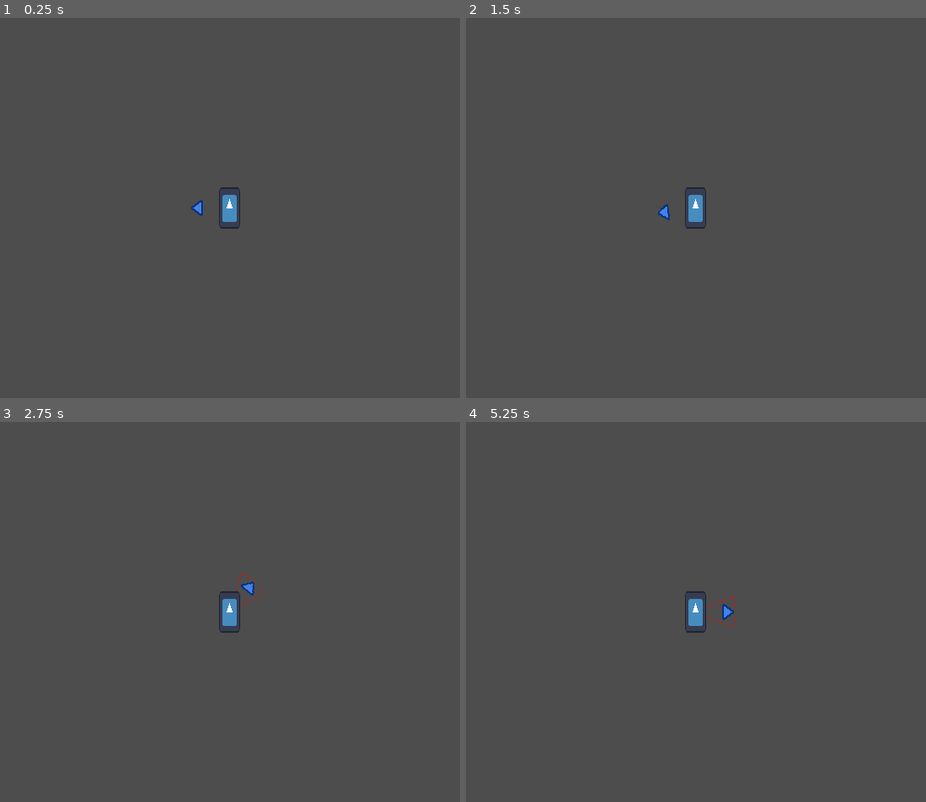
Above: before the commit, frames 1-4 (two rows, left to right).
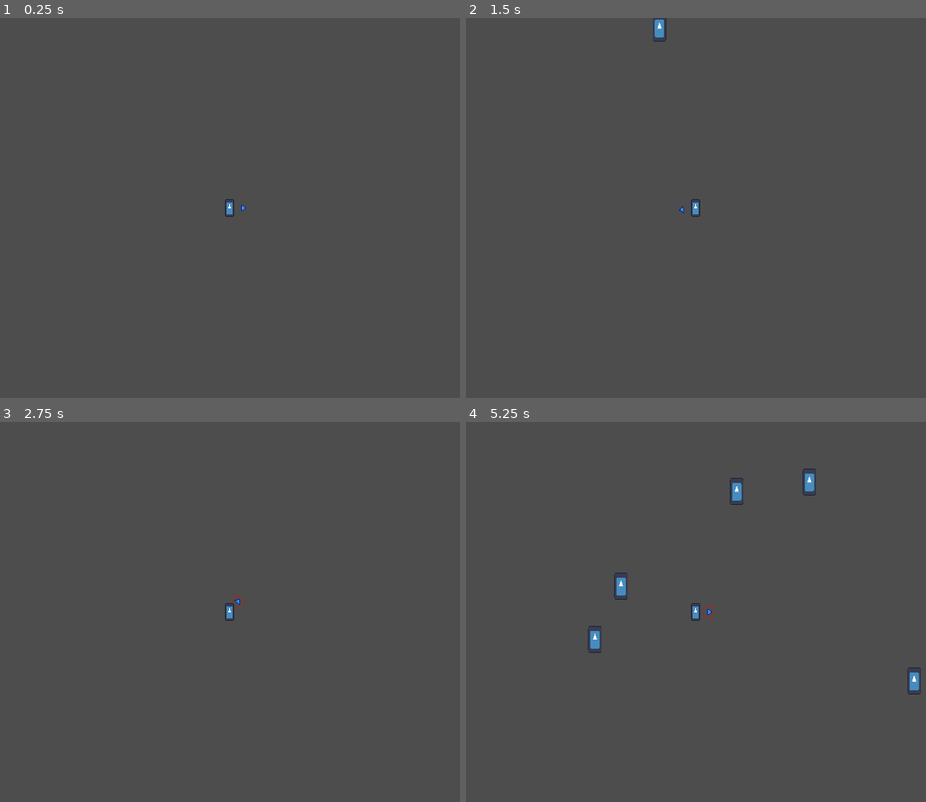
Above: after the commit, the same moments.

Repository: freddder/GMTK_Jam_2024
Game: Godot game, scene res://scenes/main_level.tscn
Same seed, same stepped clock (60 frames per second), same inputs: the game is played once before the commit and once after it. The engine's default icon, where the game draws it, is replaced by a stand-in: a white triangle on a blue panel in a dark square.
Inputs (mouse positions are in pixels of both pictures, inside the frame that each line leads up to):
- Up to frame 1 (0.25 s): no input
- Up to frame 2 (1.5 s): tap Enter at 0.5 s; move the mouse to (843, 189) at 0.52 s; press the mouse at (843, 189) at 0.53 s; hold D (move_right) 0.53-1.28 s; move the mouse to (562, 227) at 1.27 s; release the mouse at (562, 227) at 1.28 s; hold S (move_down) from 1.28 s (still down); click (562, 227) at 1.35 s
- Up to frame 3 (2.75 s): tap Space at 2 s; move the mouse to (299, 528) at 2.02 s; release S (move_down) at 2.03 s; press the mouse at (299, 528) at 2.03 s; hold D (move_right) from 2.03 s (still down)
- Up to frame 4 (5.25 s): tap Enter at 2.75 s; move the mouse to (663, 688) at 2.77 s; release D (move_right) at 2.78 s; release the mouse at (663, 688) at 2.78 s; hold W (move_up) 2.78-3.53 s; click (663, 688) at 2.85 s; move the mouse to (898, 669) at 3.52 s; press the mouse at (898, 669) at 3.53 s; hold A (move_left) 3.53-5.03 s; move the mouse to (493, 555) at 4.27 s; release the mouse at (493, 555) at 4.28 s; click (493, 555) at 4.35 s; move the mouse to (728, 612) at 5.02 s; press the mouse at (728, 612) at 5.03 s; hold S (move_down) from 5.03 s (still down)

The runs differ from the first frame. In frame 1, 0.3% of the frame differs, in the area x 41-54%, y 44-56%; in frame 2, 0.5%; in frame 3, 0.4%; in frame 4, 1.0%, in the area x 26-99%, y 12-72%.

Commit message:
refactor enemy spawning, make it dynamic

Diff:
--- a/project.godot
+++ b/project.godot
@@ -18,6 +18,7 @@
 [autoload]
 
 EnemySpawnManager="*res://scenes/enemy_spawn_manager.tscn"
+Arena="*res://scripts/arena.gd"
 
 [display]
 
--- a/scenes/enemy.tscn
+++ b/scenes/enemy.tscn
@@ -17,3 +17,7 @@
 
 [node name="CollisionShape2D" type="CollisionShape2D" parent="."]
 shape = SubResource("RectangleShape2D_frqxi")
+
+[node name="SpawnTimer" type="Timer" parent="." groups=["enemy"]]
+
+[connection signal="timeout" from="SpawnTimer" to="." method="_on_spawn_timer_timeout"]
--- a/scenes/enemy_spawn_manager.tscn
+++ b/scenes/enemy_spawn_manager.tscn
@@ -1,6 +1,9 @@
-[gd_scene load_steps=2 format=3 uid="uid://ckeurucxxeryw"]
+[gd_scene load_steps=2 format=3 uid="uid://c6vrg8oke2bkj"]
 
 [ext_resource type="Script" path="res://scripts/enemy_spawn_manager.gd" id="1_1ju3l"]
 
-[node name="EnemySpawnManager" type="Node2D"]
+[node name="EnemySpawnManager" type="Node"]
 script = ExtResource("1_1ju3l")
+
+[node name="SpawnTimer" type="Timer" parent="."]
+one_shot = true
--- a/scenes/enemy_spawn_point.tscn
+++ /dev/null
@@ -1,6 +0,0 @@
-[gd_scene load_steps=2 format=3 uid="uid://urhl71flqfbw"]
-
-[ext_resource type="Script" path="res://scripts/enemy_spawn_point.gd" id="1_s3xia"]
-
-[node name="EnemySpawnPoint" type="Node2D"]
-script = ExtResource("1_s3xia")
--- a/scenes/main_level.tscn
+++ b/scenes/main_level.tscn
@@ -1,7 +1,6 @@
-[gd_scene load_steps=4 format=3 uid="uid://7eveuu7rwnjy"]
+[gd_scene load_steps=3 format=3 uid="uid://7eveuu7rwnjy"]
 
 [ext_resource type="PackedScene" uid="uid://c7kaxi3ghjur4" path="res://scenes/player.tscn" id="1_wu7kq"]
-[ext_resource type="PackedScene" uid="uid://urhl71flqfbw" path="res://scenes/enemy_spawn_point.tscn" id="2_e80n0"]
 
 [sub_resource type="CircleShape2D" id="CircleShape2D_og2m7"]
 radius = 500.0
@@ -12,15 +11,3 @@
 
 [node name="CollisionShape2D" type="CollisionShape2D" parent="."]
 shape = SubResource("CircleShape2D_og2m7")
-
-[node name="EnemySpawnPoint" parent="." instance=ExtResource("2_e80n0")]
-position = Vector2(-5, -499)
-
-[node name="EnemySpawnPoint2" parent="." instance=ExtResource("2_e80n0")]
-position = Vector2(-499, 2)
-
-[node name="EnemySpawnPoint3" parent="." instance=ExtResource("2_e80n0")]
-position = Vector2(500, 0)
-
-[node name="EnemySpawnPoint4" parent="." instance=ExtResource("2_e80n0")]
-position = Vector2(-2, 497)
--- a/scenes/player.tscn
+++ b/scenes/player.tscn
@@ -9,9 +9,10 @@
 
 [sub_resource type="CircleShape2D" id="CircleShape2D_xvjvi"]
 
-[node name="Player" type="Area2D"]
+[node name="Player" type="Area2D" groups=["player"]]
 collision_mask = 2
 script = ExtResource("1_r52mo")
+default_camera_zoom = Vector2(1, 1)
 
 [node name="Sprite2D" type="Sprite2D" parent="."]
 scale = Vector2(0.2, 0.4)
--- /dev/null
+++ b/scripts/arena.gd
@@ -0,0 +1,3 @@
+extends Node
+
+var radius: float = 500.0
--- a/scripts/enemy.gd
+++ b/scripts/enemy.gd
@@ -1,19 +1,12 @@
-extends Area2D
+class_name EnemyCharacter extends Area2D
 
-@export var default_speed: float = 250.0
+signal on_death(this: EnemyCharacter)
 
-var player: Node
+@export var default_speed: float = 35.0
 
-# Called when the node enters the scene tree for the first time.
-func _ready():
-	player = get_node("../Player")
-
-
-# Called every frame. 'delta' is the elapsed time since the previous frame.
-func _process(delta):
-	pass
+@onready var player : PlayerCharacter = get_tree().get_first_node_in_group("player")
 
 func _physics_process(delta: float) -> void:
-	var direction: Vector2 = (player.position - position).normalized()
-	var velocity := direction * default_speed * delta
-	position += velocity
+	var speed := default_speed
+	var target_position := player.global_position
+	global_position = global_position.move_toward(target_position, speed * delta)
--- a/scripts/enemy_spawn_manager.gd
+++ b/scripts/enemy_spawn_manager.gd
@@ -1,29 +1,67 @@
-extends Node2D
+extends Node
 
-var enemy = preload("res://scenes/enemy.tscn")
+@export_group("Enemy")
+@export var enemy: PackedScene = preload("res://scenes/enemy.tscn")
+@export var spawn_rate: float = 1.0
+@export var enemy_limit: int = 100
 
-var spawn_points: Array[Node] = []
-var enemies_count: int = 0
-var enemy_spawn_cooldown: float = 1.0
-var timer: float = 0.0
+var enemy_count: int = 0
+var should_spawn_enemies: bool = false
 
-# Called when the node enters the scene tree for the first time.
-func _ready():
-	pass # Replace with function body.
+func get_spawn_timer_delay() -> float:
+	# Relative scale
+	# Increase this to make the game harder on low values, but easier on high values,
+	# relatively to what it would've been without the scaling
+	var scale_exp := 1.3
 
+	# Global scale
+	# Increasing it makes the game easier, while decreasing makes it harder
+	var scale_offset := 1.0
 
-# Called every frame. 'delta' is the elapsed time since the previous frame.
-func _process(delta):
-	timer += delta
+	# Use pow to scale up spawn rate on low enemy count, but scale it down on high enemy count
+	# to try to keep the enemy amount on mid values
+	var spawn_rate_multiplier := scale_offset + pow(enemy_count, scale_exp) / enemy_limit
+	return (1.0 / spawn_rate) * spawn_rate_multiplier
 
-	if timer >= enemy_spawn_cooldown:
-		timer -= enemy_spawn_cooldown
+func can_spawn_enemy() -> bool:
+	return $SpawnTimer.is_stopped() && should_spawn_enemies && enemy_limit > enemy_count
 
-		# Spawn an enemy at a random spawn point
-		var point_to_spawn := spawn_points[randi() % spawn_points.size()]
+func try_spawn_enemy() -> void:
+	if !can_spawn_enemy():
+		return
 
-		#var new_enemy = enemy.instantiate()
-		#new_enemy.position = point_to_spawn.position
-		#get_node('/root/MainLevel').add_child(new_enemy) # probably change this
+	$SpawnTimer.start(get_spawn_timer_delay())
+	await $SpawnTimer.timeout
 
-		enemies_count += 1
+	spawn_enemy()
+
+	# Request to spawn a new enemy
+	try_spawn_enemy()
+
+func _ready() -> void:
+	on_game_started()
+
+func on_game_started() -> void:
+	should_spawn_enemies = true
+	try_spawn_enemy()
+
+func get_random_spawn_point() -> Vector2:
+	var angle := randf() * PI * 2
+	var direction := Vector2(cos(angle), sin(angle))
+	return direction * Arena.radius
+
+func spawn_enemy() -> void:
+	var enemy := enemy.instantiate() as EnemyCharacter
+
+	enemy.global_position = get_random_spawn_point()
+	enemy.on_death.connect(_on_enemy_death)
+	enemy_count += 1
+
+	get_parent().add_child(enemy)
+
+func _on_enemy_death(enemy: EnemyCharacter) -> void:
+	enemy_count -= 1
+
+	# The spawner could stop spawning due to limit, so try to start the spawning
+	# process once again; the request will be ignored if the process is already running
+	try_spawn_enemy()
--- a/scripts/enemy_spawn_point.gd
+++ /dev/null
@@ -1,11 +0,0 @@
-extends Node2D
-
-
-# Called when the node enters the scene tree for the first time.
-func _ready():
-	EnemySpawnManager.spawn_points.append(self)
-
-
-# Called every frame. 'delta' is the elapsed time since the previous frame.
-func _process(delta):
-	pass
--- a/scripts/player.gd
+++ b/scripts/player.gd
@@ -1,4 +1,4 @@
-class_name Player extends Area2D
+class_name PlayerCharacter extends Area2D
 
 class AttackZoneData:
 	var radius: float = 0
@@ -38,10 +38,9 @@
 	position += velocity
 
 func check_arena_bounds() -> void:
-	var arena_size := 500.0
 	var distance_from_center := position.length()
-	if distance_from_center > arena_size:
-		position = position.normalized() * arena_size
+	if distance_from_center > Arena.radius:
+		position = position.normalized() * Arena.radius
 
 func _physics_process(delta: float) -> void:
 	if !is_charging_attack():
Not shown: 1 places in scenes/enemy.tscn that only renumber resources
